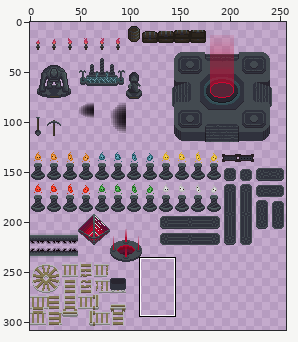
Two states of a sprite sheet, assets/Tilesets/Props.png. Above, an overview of the earlier version with the close-up marked.
Close-up. Old version:
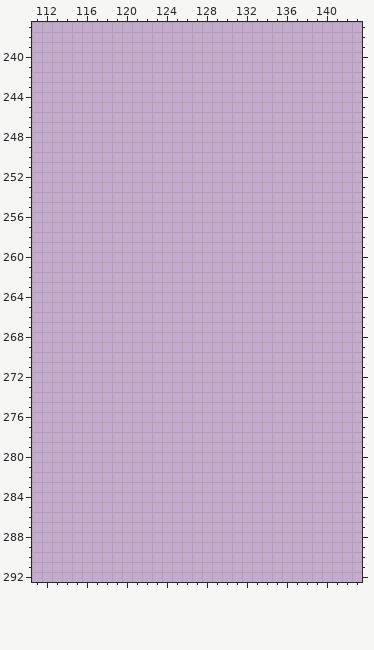
The file is 256x320 pixels. Pixels under 10% opacity are left out. Colours within 5 levels of each other are drawn and written as one. Shown: x 111..143, y 237..292. The wide view leaves out empty margins.
Once edited:
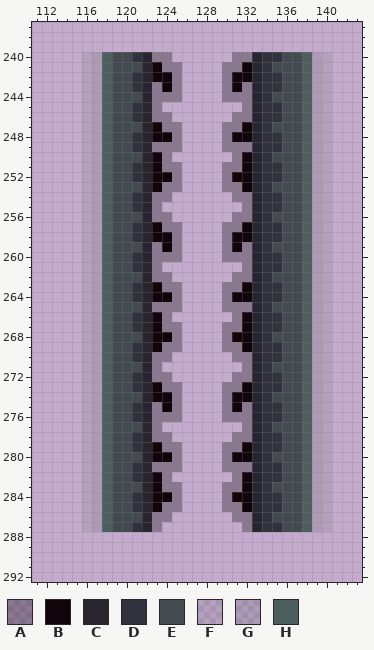
Palette (. is transparent): A #0000004b  B #12040b  C #28252f  D #30323d  E #434a50  F #4d5e5e21  G #4d5e5e32  H #4d5e5e
Commit message: Added 2 new oneways (right and left direction)
The exact change:
y 240: x 116..124 ......... -> FGHEEDCAA; x 131..140 .......... -> AACDDEEHGF
y 241: x 116..125 .......... -> FGHEEECBAA; x 130..140 ........... -> AABCDEEEHGF
y 242: x 116..125 .......... -> FGHEEDCBBA; x 130..140 ........... -> ABBCDDEEHGF
y 243: x 116..125 .......... -> FGHEEDCABA; x 130..140 ........... -> ABACDDEEHGF
y 244: x 116..125 .......... -> FGHEEECAAA; x 130..140 ........... -> AAACDEEEHGF
y 245: x 116..123 ........ -> FGHEEDCA; x 132..140 ......... -> ACDDEEHGF
y 246: x 116..124 ......... -> FGHEEDCAA; x 131..140 .......... -> AACDDEEHGF
y 247: x 116..125 .......... -> FGHEEECBAA; x 130..140 ........... -> AABCDEEEHGF
y 248: x 116..125 .......... -> FGHEEDCBBA; x 130..140 ........... -> ABBCDDEEHGF
y 249: x 116..125 .......... -> FGHEEDCAAA; x 130..140 ........... -> AAACDDEEHGF
y 250: x 116..124 ......... -> FGHEEECBA; x 131..140 .......... -> ABCDEEEHGF
y 251: x 116..125 .......... -> FGHEEDCBAA; x 130..140 ........... -> AABCDDEEHGF
y 252: x 116..125 .......... -> FGHEEDCBBA; x 130..140 ........... -> ABBCDDEEHGF
y 253: x 116..125 .......... -> FGHEEECBAA; x 130..140 ........... -> AABCDEEEHGF
y 254: x 116..124 ......... -> FGHEEDCAA; x 131..140 .......... -> AACDDEEHGF
y 255: x 116..123 ........ -> FGHEEDCA; x 132..140 ......... -> ACDDEEHGF
y 256: x 116..124 ......... -> FGHEEECAA; x 131..140 .......... -> AACDEEEHGF
y 257: x 116..125 .......... -> FGHEEDCBAA; x 130..140 ........... -> AABCDDEEHGF
y 258: x 116..125 .......... -> FGHEEDCBBA; x 130..140 ........... -> ABBCDDEEHGF
y 259: x 116..125 .......... -> FGHEEECABA; x 130..140 ........... -> ABACDEEEHGF
y 260: x 116..125 .......... -> FGHEEDCAAA; x 130..140 ........... -> AAACDDEEHGF
y 261: x 116..123 ........ -> FGHEEDCA; x 132..140 ......... -> ACDDEEHGF
y 262: x 116..124 ......... -> FGHEEECAA; x 131..140 .......... -> AACDEEEHGF
y 263: x 116..125 .......... -> FGHEEDCBAA; x 130..140 ........... -> AABCDDEEHGF
y 264: x 116..125 .......... -> FGHEEDCBBA; x 130..140 ........... -> ABBCDDEEHGF
y 265: x 116..125 .......... -> FGHEEECAAA; x 130..140 ........... -> AAACDEEEHGF
y 266: x 116..124 ......... -> FGHEEDCBA; x 131..140 .......... -> ABCDDEEHGF
y 267: x 116..125 .......... -> FGHEEDCBAA; x 130..140 ........... -> AABCDDEEHGF
y 268: x 116..125 .......... -> FGHEEECBBA; x 130..140 ........... -> ABBCDEEEHGF
y 269: x 116..125 .......... -> FGHEEDCBAA; x 130..140 ........... -> AABCDDEEHGF
y 270: x 116..124 ......... -> FGHEEDCAA; x 131..140 .......... -> AACDDEEHGF
y 271: x 116..123 ........ -> FGHEEECA; x 132..140 ......... -> ACDEEEHGF
y 272: x 116..124 ......... -> FGHEEDCAA; x 131..140 .......... -> AACDDEEHGF
y 273: x 116..125 .......... -> FGHEEDCBAA; x 130..140 ........... -> AABCDDEEHGF
y 274: x 116..125 .......... -> FGHEEECBBA; x 130..140 ........... -> ABBCDEEEHGF
y 275: x 116..125 .......... -> FGHEEDCABA; x 130..140 ........... -> ABACDDEEHGF
y 276: x 116..125 .......... -> FGHEEDCAAA; x 130..140 ........... -> AAACDDEEHGF
y 277: x 116..123 ........ -> FGHEEECA; x 132..140 ......... -> ACDEEEHGF
y 278: x 116..124 ......... -> FGHEEDCAA; x 131..140 .......... -> AACDDEEHGF
y 279: x 116..125 .......... -> FGHEEDCBAA; x 130..140 ........... -> AABCDDEEHGF
y 280: x 116..125 .......... -> FGHEEECBBA; x 130..140 ........... -> ABBCDEEEHGF
y 281: x 116..125 .......... -> FGHEEDCAAA; x 130..140 ........... -> AAACDDEEHGF
y 282: x 116..124 ......... -> FGHEEDCBA; x 131..140 .......... -> ABCDDEEHGF
y 283: x 116..125 .......... -> FGHEEECBAA; x 130..140 ........... -> AABCDEEEHGF
y 284: x 116..125 .......... -> FGHEEDCBBA; x 130..140 ........... -> ABBCDDEEHGF
y 285: x 116..125 .......... -> FGHEEDCBAA; x 130..140 ........... -> AABCDDEEHGF
y 286: x 116..124 ......... -> FGHEEECAA; x 131..140 .......... -> AACDEEEHGF
y 287: x 116..123 ........ -> FGHEEDCA; x 132..140 ......... -> ACDDEEHGF
Pixel boxes of the changes (left, top, right, bottom) in both close-ups:
added: (82, 52, 182, 532)
added: (222, 52, 332, 532)
